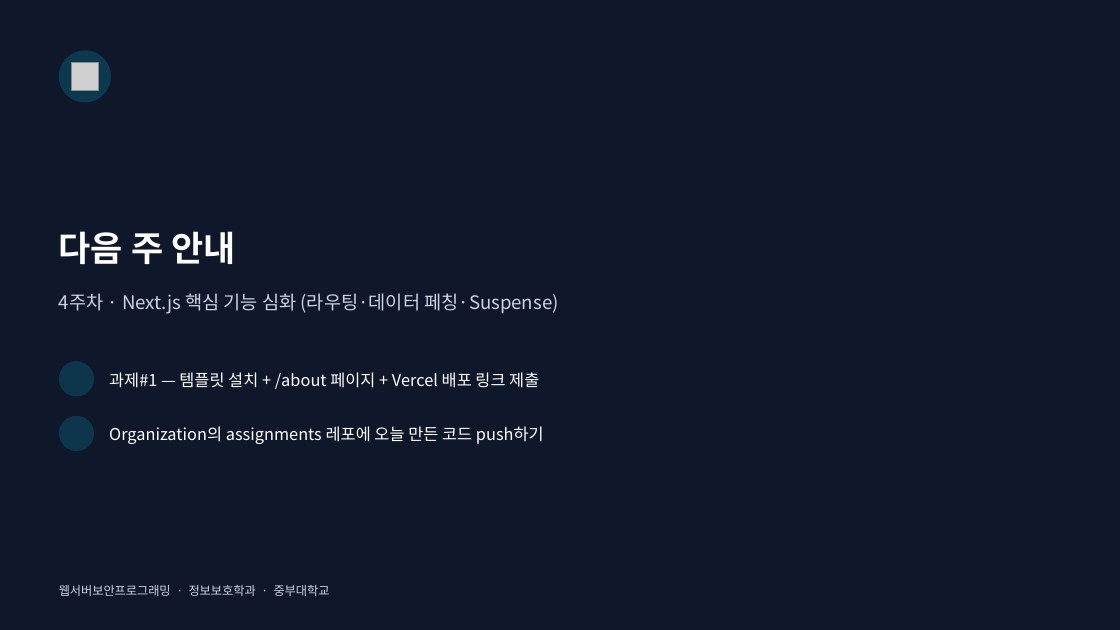
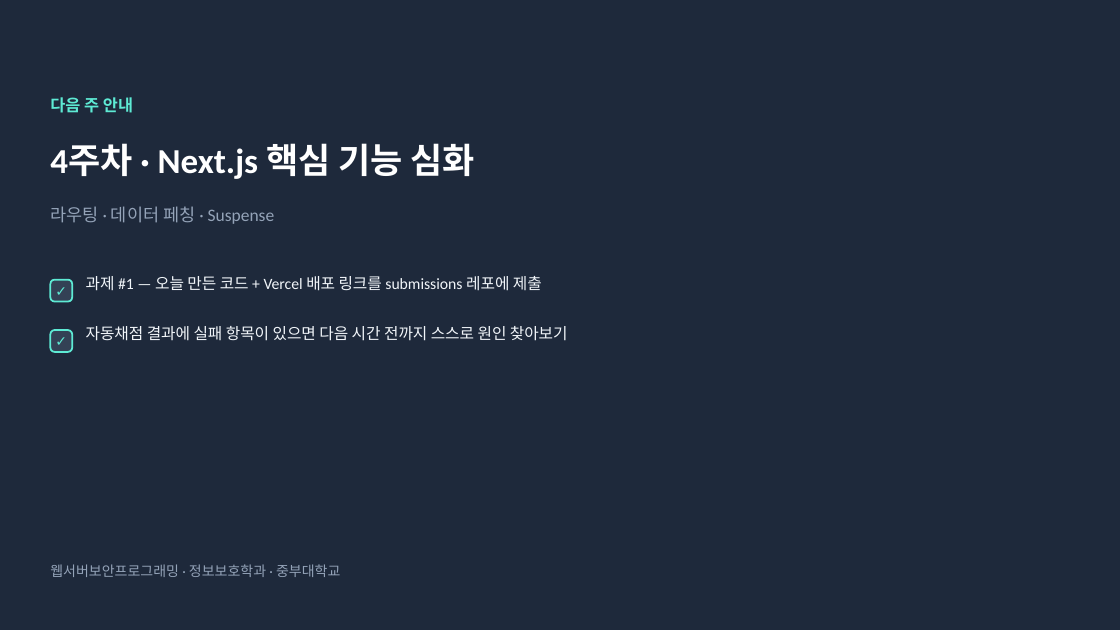
Before and after one commit to kwondo0/my-app2, a slide deck: slide 40 of slides/week03.pptx (slide 11 before the commit). Drawn at 1120x630 pixels with LibreOffice and Linux fonts; fonts in the diff are those of the drawing; grey boxes stand for pictures; background and template pictures are left out. Boxes give left, top, right and bottom in pixels: in the first picture for what was removed or moved away, otherwise in the second. Text is boxed around its words. In the diff, an @@ line names an element or a change of style, - is before the commit and + after.

```diff
--- a/slides/week03.pptx
+++ b/slides/week03.pptx
@@ background #0F172A to #1E293B @@
@@ ellipse removed at (59, 50, 111, 103) @@
@@ text "다음 주 안내": place and size @@
-text "다음 주 안내" at (59, 231, 235, 264)
+text "다음 주 안내" at (50, 97, 133, 113)
@@ text "다음 주 안내" at (50, 97, 133, 113): size 30 to 14 pt, font Noto Sans CJK KR to Calibri, text colour #FFFFFF to #5EEAD4 @@
@@ picture removed at (71, 63, 98, 90) @@
@@ text added at (50, 143, 475, 179), 30 pt, text #FFFFFF, bold @@
+4주차 · Next.js 핵심 기능 심화
@@ text at (50, 206, 275, 224): text changed; size 16 to 15 pt; font Noto Sans CJK KR to Calibri; text colour #CBD5E1 to #94A3B8 @@
-4주차 · Next.js 핵심 기능 심화 (라우팅·데이터 페칭·Suspense)
+라우팅 · 데이터 페칭 · Suspense
@@ rounded rectangle added at (50, 280, 72, 302), fill #334155, outline #5EEAD4 1.5 pt @@
@@ text added at (50, 280, 72, 302), 12 pt, text #5EEAD4, bold @@
+✓
@@ text at (86, 276, 542, 291): text changed; size 14 to 13.5 pt; font Noto Sans CJK KR to Calibri; text colour #FFFFFF to #F1F5F9 @@
-과제#1 — 템플릿 설치 + /about 페이지 + Vercel 배포 링크 제출
+과제 #1 — 오늘 만든 코드 + Vercel 배포 링크를 submissions 레포에 제출
@@ text "과제 #1 — 오늘 만든 ..." at (86, 276, 542, 291): vertical alignment middle to top @@
@@ text added at (86, 326, 568, 341), 13.5 pt, text #F1F5F9 @@
+자동채점 결과에 실패 항목이 있으면 다음 시간 전까지 스스로 원인 찾아보기
@@ rounded rectangle added at (50, 330, 72, 352), fill #334155, outline #5EEAD4 1.5 pt @@
@@ text added at (50, 330, 72, 352), 12 pt, text #5EEAD4, bold @@
+✓
@@ ellipse removed at (59, 361, 94, 397) @@
@@ ellipse removed at (59, 416, 94, 451) @@
@@ text removed at (109, 426, 544, 444) @@
-Organization의 assignments 레포에 오늘 만든 코드 push하기
@@ text "웹서버보안프로그래밍 · 정보보호학과 · 중부대학교": place and size @@
-text "웹서버보안프로그래밍 · 정보보호학과 · 중부대학교" at (59, 585, 330, 596)
+text "웹서버보안프로그래밍 · 정보보호학과 · 중부대학교" at (50, 564, 340, 577)
@@ text "웹서버보안프로그래밍 · 정보보호학과 · 중부대학교" at (50, 564, 340, 577): size 10.5 to 12 pt, font Noto Sans CJK KR to Calibri, text colour #CBD5E1 to #94A3B8 @@
```
Also in this commit, not shown: 2 other slides changed, 37 slides added, 8 slides removed, 10 other files.
